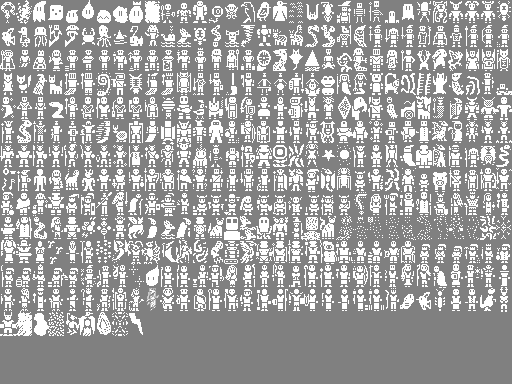
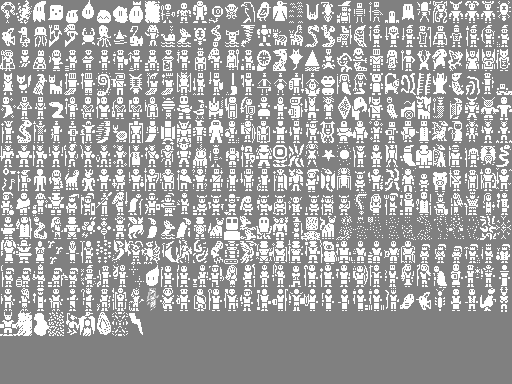
Two versions of the same layered image (512 x 384). Layer-by-layer changes:
painted on "creature_sprites.png" over [2, 1, 510, 117]
